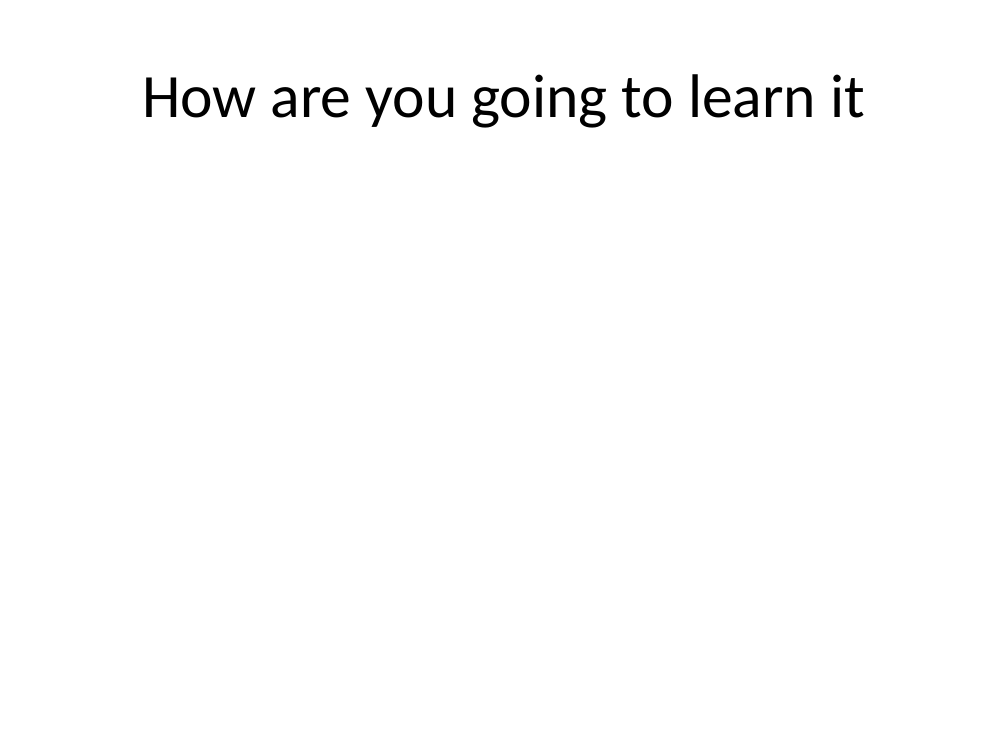
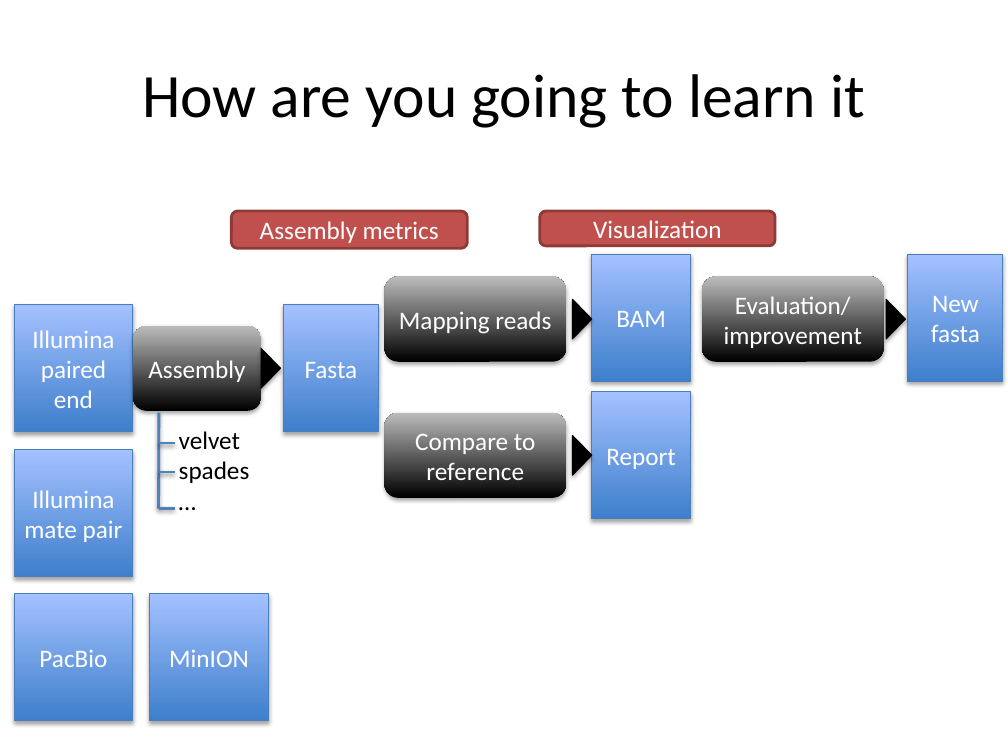
Before and after one commit to lexnederbragt/INF-BIOx121, a slide deck: slide 5 of Assembly/presentations/01_intro_to_assembly_module.pptx (slide 3 before the commit). Drawn at 1008x756 pixels with LibreOffice and Linux fonts; fonts in the diff are those of the drawing. Boxes give left, top, right and bottom in pixels: in the first picture for what was removed or moved away, otherwise in the second. Text is boxed around its words. In the diff, an @@ line names an element or a change of style, - is before the commit and + after.

```diff
--- a/Assembly/presentations/01_intro_to_assembly_module.pptx
+++ b/Assembly/presentations/01_intro_to_assembly_module.pptx
@@ rounded rectangle added at (232, 211, 468, 248), fill #C0504D, outline #8E3B39 2 pt, 18 pt, text #FFFFFF @@
+Assembly metrics
@@ rectangle added at (908, 254, 1003, 381), fill gradient #3F80CE to #A4C4FF, outline #4B7EBC 0.75 pt, 18 pt, text #FFFFFF @@
+New fasta
@@ group added at (384, 211, 775, 381): 2 rounded rectangles, 1 rectangle, 1 triangle @@
+Visualization
+Mapping reads
+BAM
@@ rounded rectangle added at (702, 276, 883, 362), fill gradient #000000 to #BDBDBD, 18 pt, text #FFFFFF @@
+Evaluation/ improvement
@@ triangle added at (886, 299, 905, 339), fill #000000, outline #000000 0.75 pt @@
@@ rectangle added at (14, 304, 133, 431), fill gradient #3F80CE to #A4C4FF, outline #4B7EBC 0.75 pt, 18 pt, text #FFFFFF @@
+Illumina paired end
@@ rounded rectangle added at (133, 326, 261, 411), fill gradient #000000 to #BDBDBD, 18 pt, text #FFFFFF @@
+Assembly
@@ rectangle added at (283, 304, 378, 431), fill gradient #3F80CE to #A4C4FF, outline #4B7EBC 0.75 pt, 18 pt, text #FFFFFF @@
+Fasta
@@ triangle added at (261, 349, 280, 388), fill #000000, outline #000000 0.75 pt @@
@@ rounded rectangle added at (384, 412, 565, 498), fill gradient #000000 to #BDBDBD, 18 pt, text #FFFFFF @@
+Compare to reference
@@ rectangle added at (592, 392, 690, 519), fill gradient #3F80CE to #A4C4FF, outline #4B7EBC 0.75 pt, 18 pt, text #FFFFFF @@
+Report
@@ group added at (158, 412, 250, 509): 4 lines, 1 text @@
+velvet
+spades
+…
@@ triangle added at (573, 435, 592, 475), fill #000000, outline #000000 0.75 pt @@
@@ rectangle added at (14, 450, 133, 577), fill gradient #3F80CE to #A4C4FF, outline #4B7EBC 0.75 pt, 18 pt, text #FFFFFF @@
+Illumina mate pair
@@ rectangle added at (14, 594, 133, 721), fill gradient #3F80CE to #A4C4FF, outline #4B7EBC 0.75 pt, 18 pt, text #FFFFFF @@
+PacBio
@@ rectangle added at (150, 594, 269, 721), fill gradient #3F80CE to #A4C4FF, outline #4B7EBC 0.75 pt, 18 pt, text #FFFFFF @@
+MinION
```
Also in this commit, not shown: 1 other slide changed, 2 slides added, 2 other files.
